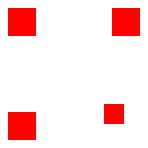
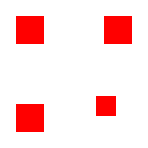
Layer changes from the first 148×148 image to the second:
renamed "Eingefügte Ebene" to "Heatmap", painted on it over [8, 8, 140, 140]
hid "Hintergrund", painted on it over [8, 8, 140, 140]
